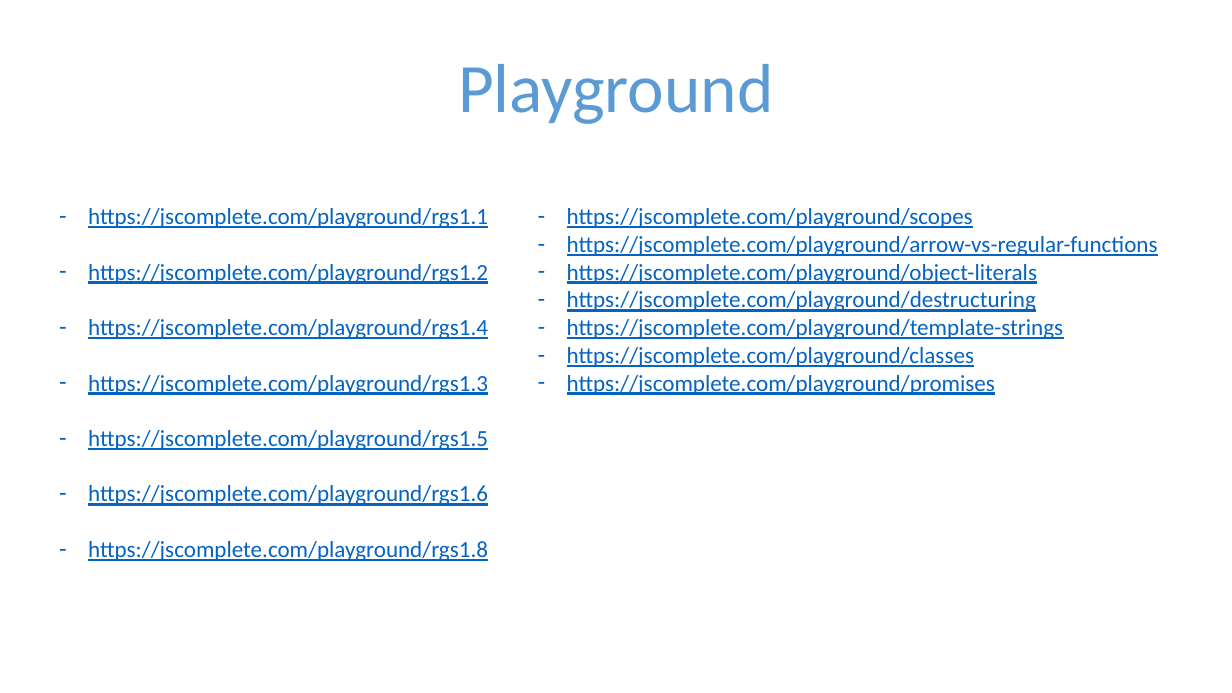
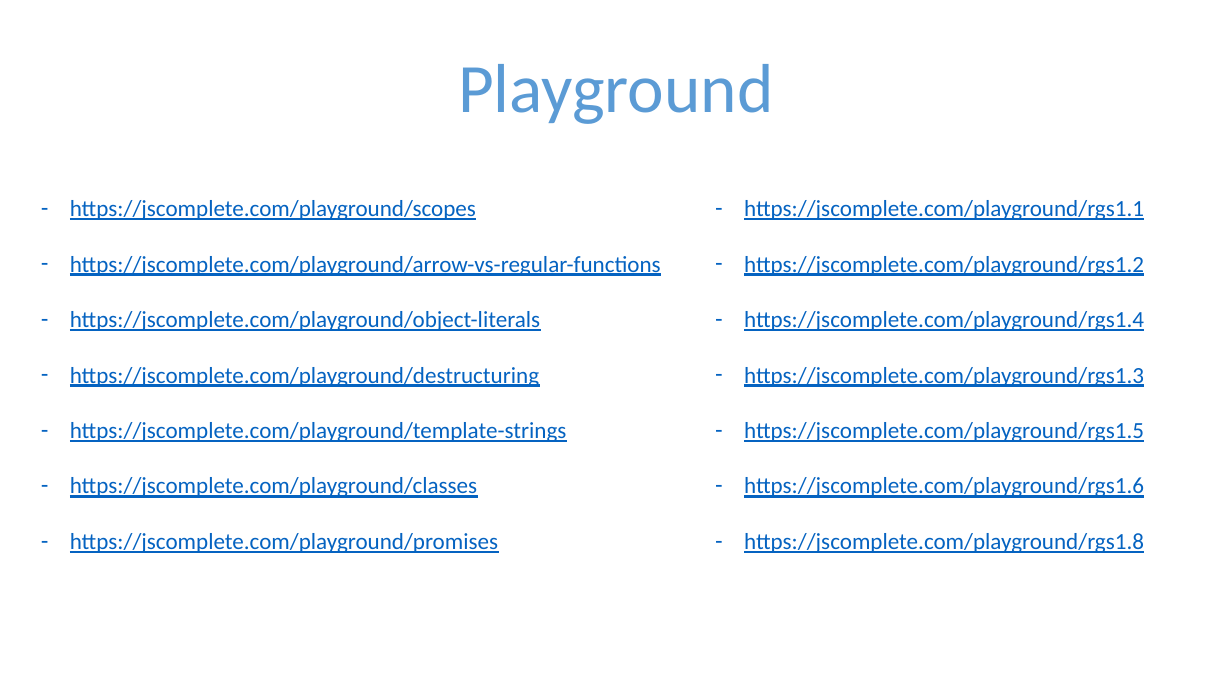
Before and after one commit to profjordanov/hybrid-app-development, a slide deck: slide 16 of 06. React/intro.pptx (slide 17 before the commit). Drawn at 1232x693 pixels with LibreOffice and Linux fonts; fonts in the diff are those of the drawing. Boxes give left, top, right and bottom in pixels: in the first picture for what was removed or moved away, otherwise in the second. Text is boxed around its words. In the diff, an @@ line names an element or a change of style, - is before the commit and + after.

```diff
--- a/06. React/intro.pptx
+++ b/06. React/intro.pptx
@@ text "https://jscomplete.com/playground/scopes" rewrapped from (567, 208, 1158, 395) to (70, 200, 661, 553) @@
@@ text "https://jscomplete.com/playground/rgs1.1": place and size @@
-text "https://jscomplete.com/playground/rgs1.1" at (88, 208, 488, 561)
+text "https://jscomplete.com/playground/rgs1.1" at (744, 200, 1144, 553)
```
Also in this commit, not shown: 1 other slide changed, 1 slide added, 2 slides removed, 1 other file.
